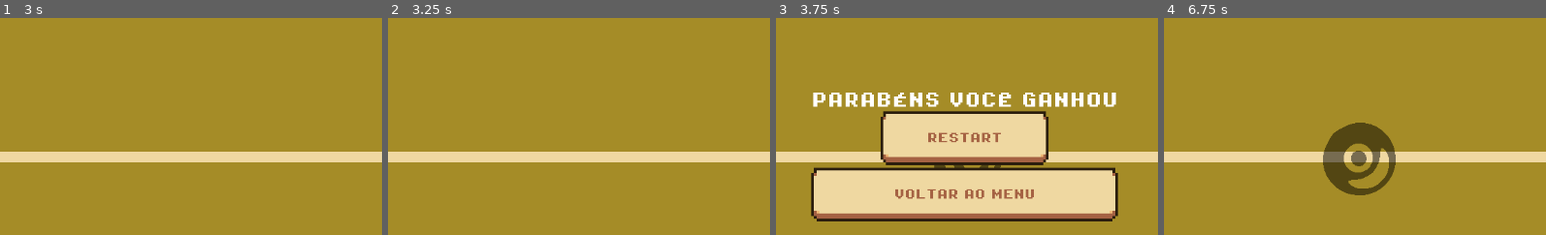
Above: before the commit, frames 1-4 (left to right).
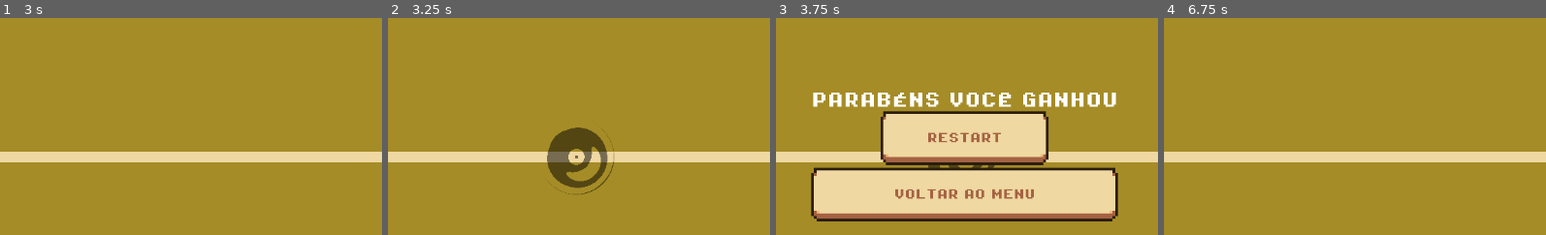
Above: after the commit, the same moments.

Repository: Fivarto/Pong-Git
Game: Godot game, scene res://Scenes/main_menu.tscn
Same seed, same stepped clock (60 frames per second), same inputs: the game is played once before the commit and once after it.
Inputs (mouse positions are % of the whole screen's width and height, from its top left):
- Up to frame 1 (3 s): click "START GAME" at 0.5 s; click "P1 X CPU" at 1.25 s; move the mouse to (72, 45) at 2.02 s; hold W (p1_move_up) 2.03-2.78 s; hold Z (p1_power_up, bound only after the commit) 2.03-2.78 s; move the mouse to (30, 55) at 2.77 s; hold S (p1_move_down) from 2.78 s (still down); tap Down (p2_move_down) at 2.85 s
- Up to frame 2 (3.25 s): keep holding S (p1_move_down); tap Z (p1_power_up, bound only after the commit) at 3.05 s
- Up to frame 3 (3.75 s): move the mouse to (60, 28) at 3.52 s; release S (p1_move_down) at 3.53 s; hold W (p1_move_up) from 3.53 s (still down); hold Up (p2_move_up) from 3.53 s (still down)
- Up to frame 4 (6.75 s): tap Z (p1_power_up, bound only after the commit) at 3.8, 5.1 s; release W (p1_move_up) at 4.25 s; release Up (p2_move_up) at 4.25 s; click "RESTART" at 4.25 s; move the mouse to (45, 70) at 5.02 s; hold W (p1_move_up) 5.03-5.78 s; move the mouse to (80, 65) at 5.77 s; hold Z (p1_power_up, bound only after the commit) 5.78-6.53 s; hold S (p1_move_down) from 5.78 s (still down); move the mouse to (20, 35) at 6.52 s; tap Down (p2_move_down) at 6.6 s
The pictures show only the part of the screen within x 25-75%, y 18-68%; the shares and areas given below are measured in that part.

Frame 1 is identical in both runs. In frame 2, 2.8% of the frame differs, in the area x 41-60%, y 50-82%; in frame 3, 0.2%; in frame 4, 3.8%, in the area x 41-61%, y 48-82%.

Commit message:
Power Up Tweaks
Adicionado a funcionalidade de power ups

Diff:
--- a/Scenes/Main.tscn
+++ b/Scenes/Main.tscn
@@ -6,7 +6,6 @@
 [ext_resource type="Script" path="res://Scripts/player_paddle.gd" id="3_d4p7e"]
 [ext_resource type="FontFile" uid="uid://drxorkkc4esh0" path="res://Assets/Fonts/PixelOperator8-Bold.ttf" id="4_dqlsp"]
 [ext_resource type="Script" path="res://Scripts/cpu.gd" id="5_06acu"]
-[ext_resource type="PackedScene" uid="uid://bnua3aurn2b7b" path="res://Scenes/slown_zone.tscn" id="9_l3ejk"]
 [ext_resource type="Texture2D" uid="uid://dnw7soktnd5q8" path="res://Assets/score_board.png" id="10_nxx4l"]
 [ext_resource type="Texture2D" uid="uid://coswjkc2kxbwp" path="res://Assets/button_base_sprite.png" id="12_bv8n1"]
 
@@ -226,14 +225,11 @@
 text = "P1 X P2"
 metadata/_edit_group_ = true
 
-[node name="slow_zone" parent="." instance=ExtResource("9_l3ejk")]
-visible = false
-position = Vector2(585, 326)
-
 [node name="Balltimer" type="Timer" parent="."]
 one_shot = true
 
 [node name="SlowZoneTimer" type="Timer" parent="."]
+one_shot = true
 
 [connection signal="body_entered" from="ScoreLeft" to="." method="_on_score_left_body_entered"]
 [connection signal="body_entered" from="ScoreRight" to="." method="_on_score_right_body_entered"]
@@ -242,4 +238,4 @@
 [connection signal="pressed" from="canvas_gameMode/VBoxContainer/button_playerXcpu" to="." method="_on_button_player_xcpu_pressed"]
 [connection signal="pressed" from="canvas_gameMode/VBoxContainer/button_playerXplayer" to="." method="_on_button_player_xplayer_pressed"]
 [connection signal="timeout" from="Balltimer" to="." method="_on_balltimer_timeout"]
-[connection signal="timeout" from="SlowZoneTimer" to="slow_zone" method="_on_slow_zone_timer_timeout"]
+[connection signal="timeout" from="SlowZoneTimer" to="." method="_on_slow_zone_timer_timeout"]
--- a/Scenes/slown_zone.tscn
+++ b/Scenes/slown_zone.tscn
@@ -14,7 +14,7 @@
 shader_parameter/speed = 5.0
 shader_parameter/radius = 0.4
 
-[node name="StaticBody2D" type="Area2D"]
+[node name="SlowMoZone" type="Area2D"]
 script = ExtResource("1_jx0bv")
 
 [node name="CollisionShape2D" type="CollisionShape2D" parent="."]
--- a/Scripts/cpu.gd
+++ b/Scripts/cpu.gd
@@ -28,7 +28,7 @@
 
 
 	#CPU no controle
-	if  $"..".gameModePVE == true and get_parent().ball_in_scene == true: #Colocar um sinal para substituir essa Bola
+	if  $"..".gameModePVE == true and get_parent().ball_in_scene == true:
 		ball_pos = get_parent().get_node("Ball").position
 		dist = position.y - ball_pos.y
 
--- a/Scripts/main.gd
+++ b/Scripts/main.gd
@@ -8,12 +8,17 @@
 var gameModePVE: bool = false
 
 var ball_scene = preload("res://Scenes/ball.tscn")
+var slowMo_scene = preload("res://Scenes/slown_zone.tscn")
+
 
 var ball_in_scene: bool = false
 
+#Power Up Add
+func _input(event):
+	if event.is_action_pressed("p1_power_up"):
+		$SlowZoneTimer.start()
 
 func _on_balltimer_timeout() -> void:
-	$SlowZoneTimer.start()
 	$Ball.new_ball()
 
 
@@ -96,5 +101,14 @@
 	$canvas_win_screen.visible = false
 	$Balltimer.start()
 
-	$slow_zone.reset_slow_zone()
 	$SlowZoneTimer.start()
+
+	get_node("SlowMoZone").queue_free()
+
+
+func _on_slow_zone_timer_timeout():
+
+
+	var instancia_slow_mo = slowMo_scene.instantiate()
+	instancia_slow_mo.position = Vector2(get_viewport().size.x / 2, get_viewport().size.y / 2 )
+	add_child(instancia_slow_mo)
--- a/Scripts/slown_zone.gd
+++ b/Scripts/slown_zone.gd
@@ -34,8 +34,3 @@
 		print(body.speed)
 
 		is_slow = true
-
-
-func _on_slow_zone_timer_timeout():
-	$".".visible = true
-	$CollisionShape2D.disabled = false
--- a/project.godot
+++ b/project.godot
@@ -37,6 +37,11 @@
 "events": [Object(InputEventKey,"resource_local_to_scene":false,"resource_name":"","device":-1,"window_id":0,"alt_press …(195 unchanged characters)…
 ]
 }
+p1_power_up={
+"deadzone": 0.5,
+"events": [Object(InputEventKey,"resource_local_to_scene":false,"resource_name":"","device":-1,"window_id":0,"alt_pressed":false,"shift_pressed":false,"ctrl_pressed":false,"meta_pressed":false,"pressed":false,"keycode":0,"physical_keycode":90,"key_label":0,"unicode":122,"location":0,"echo":false,"script":null)
+]
+}
 
 [rendering]
 
Not shown: 1 places in Scenes/Main.tscn that only renumber resources
